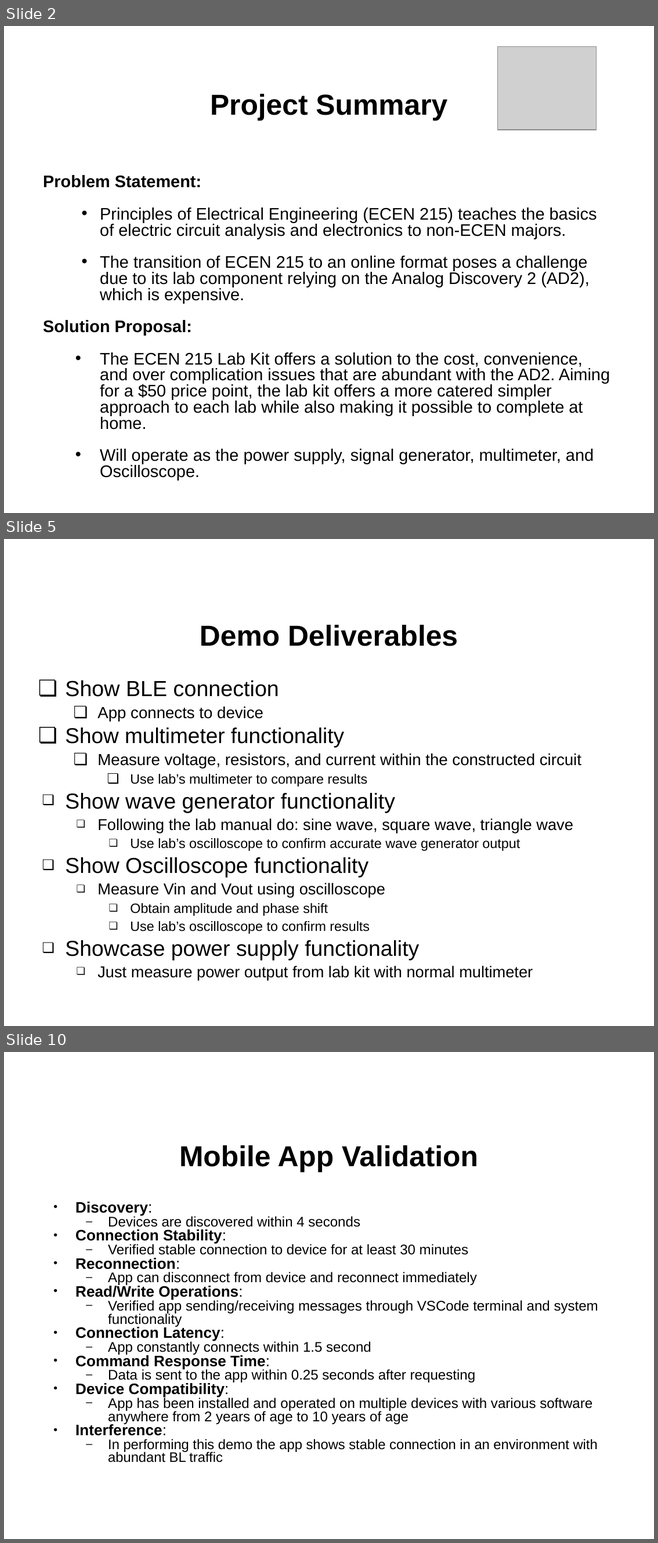
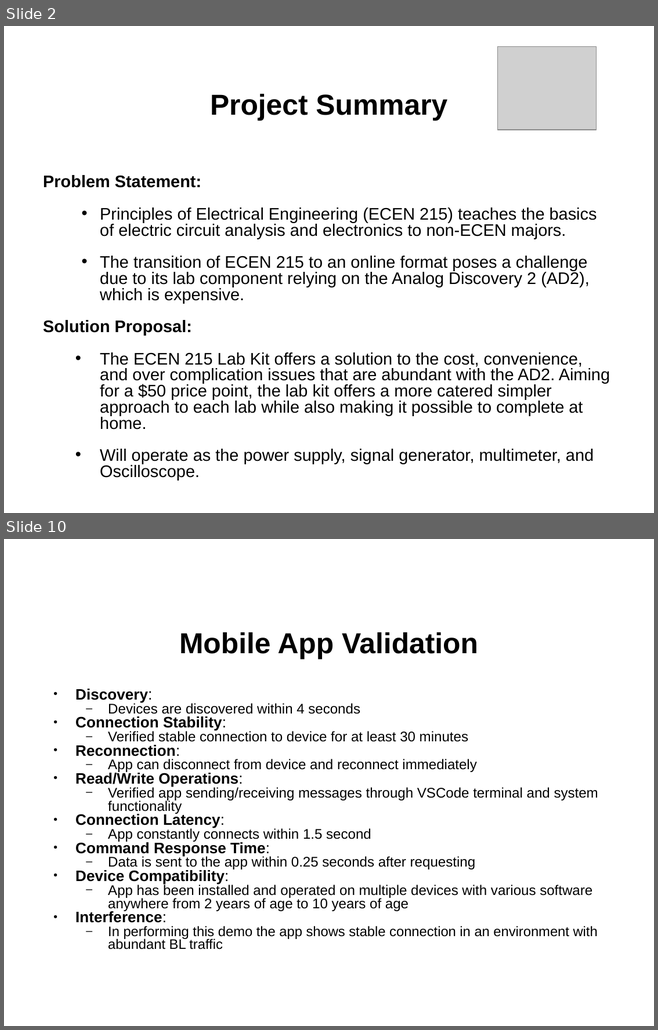
Before and after one commit to l-diazsantini/ECEN215LabKit, a slide deck: Documents/ECEN 404/Virtual Project Showcase.pptx. Shown one above the other, each under a label of ours: slides 2, 5 and 10 before the commit, slides 2 and 10 after it; the slides between them are not shown. The pictures are 658x1543 and 658x1030 pixels, drawn with LibreOffice and Linux fonts; fonts in the diff are those of the drawing; grey boxes stand for pictures; background and template pictures are left out. Boxes give left, top, right and bottom in pixels: in the first picture for what was removed or moved away, otherwise in the second. Text is boxed around its words. In the diff, an @@ line names an element or a change of style, - is before the commit and + after.

```diff
--- a/Documents/ECEN 404/Virtual Project Showcase.pptx
+++ b/Documents/ECEN 404/Virtual Project Showcase.pptx
@@ slide 5 removed at (x1=4, y1=539, x2=654, y2=1026), background picture (left out) @@
@@ title removed at (x1=199, y1=625, x2=458, y2=646) @@
-Demo Deliverables
@@ text removed at (x1=65, y1=680, x2=581, y2=980) @@
-❏ Show BLE connection
-  ❏ App connects to device
-❏ Show multimeter functionality
-  ❏ Measure voltage, resistors, and current within the constructed circuit
-    ❏ Use lab’s multimeter to compare results
-❏ Show wave generator functionality
-  ❏ Following the lab manual do: sine wave, square wave, triangle wave
-    ❏ Use lab’s oscilloscope to confirm accurate wave generator output
-❏ Show Oscilloscope functionality
-  ❏ Measure Vin and Vout using oscilloscope
-    ❏ Obtain amplitude and phase shift
-    ❏ Use lab’s oscilloscope to confirm results
-❏ Showcase power supply functionality
-  ❏ Just measure power output from lab kit with normal multimeter
```
Also in this commit, not shown: 2 slides changed, 11 slides added, 9 other slides removed.
